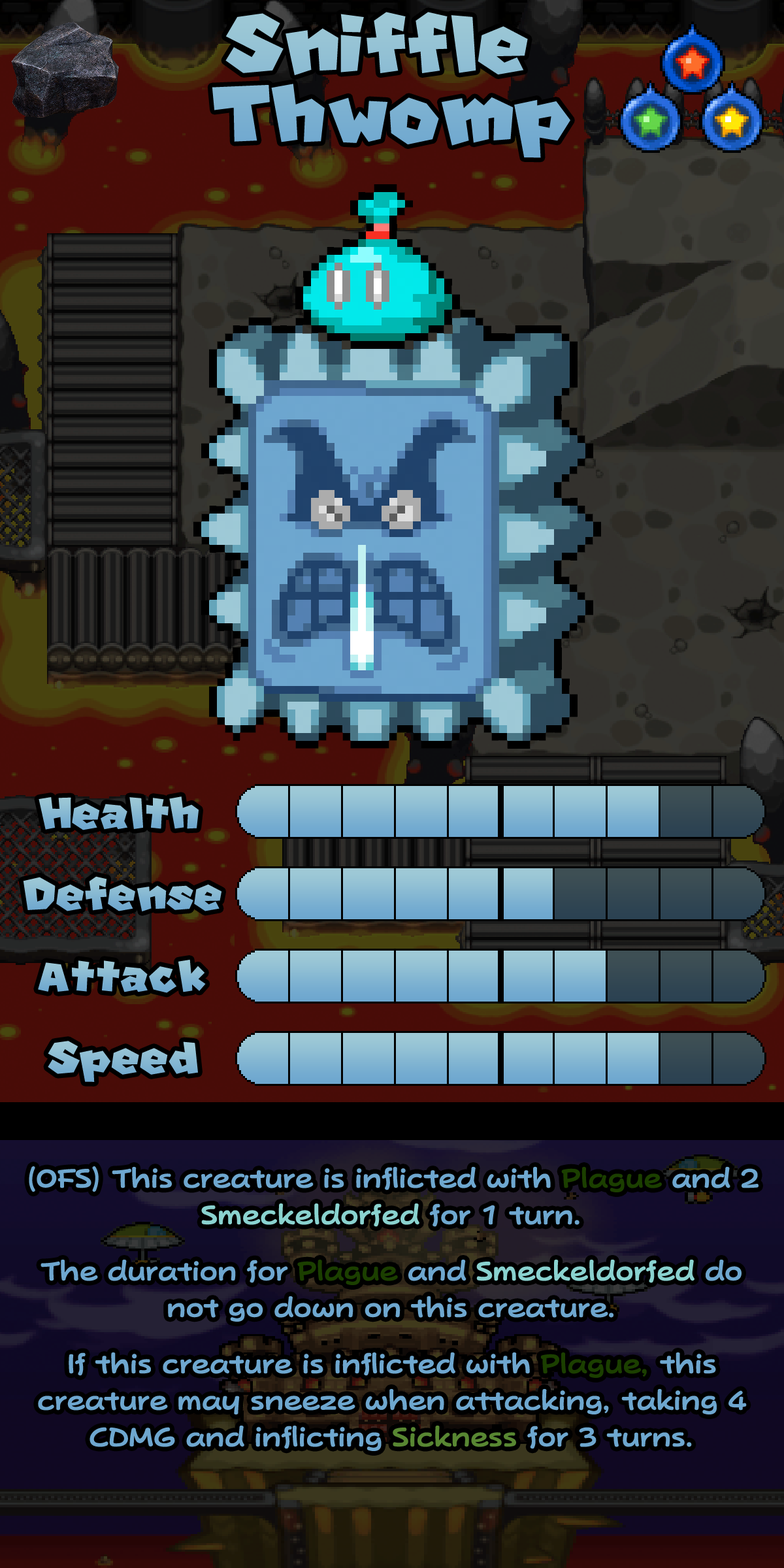
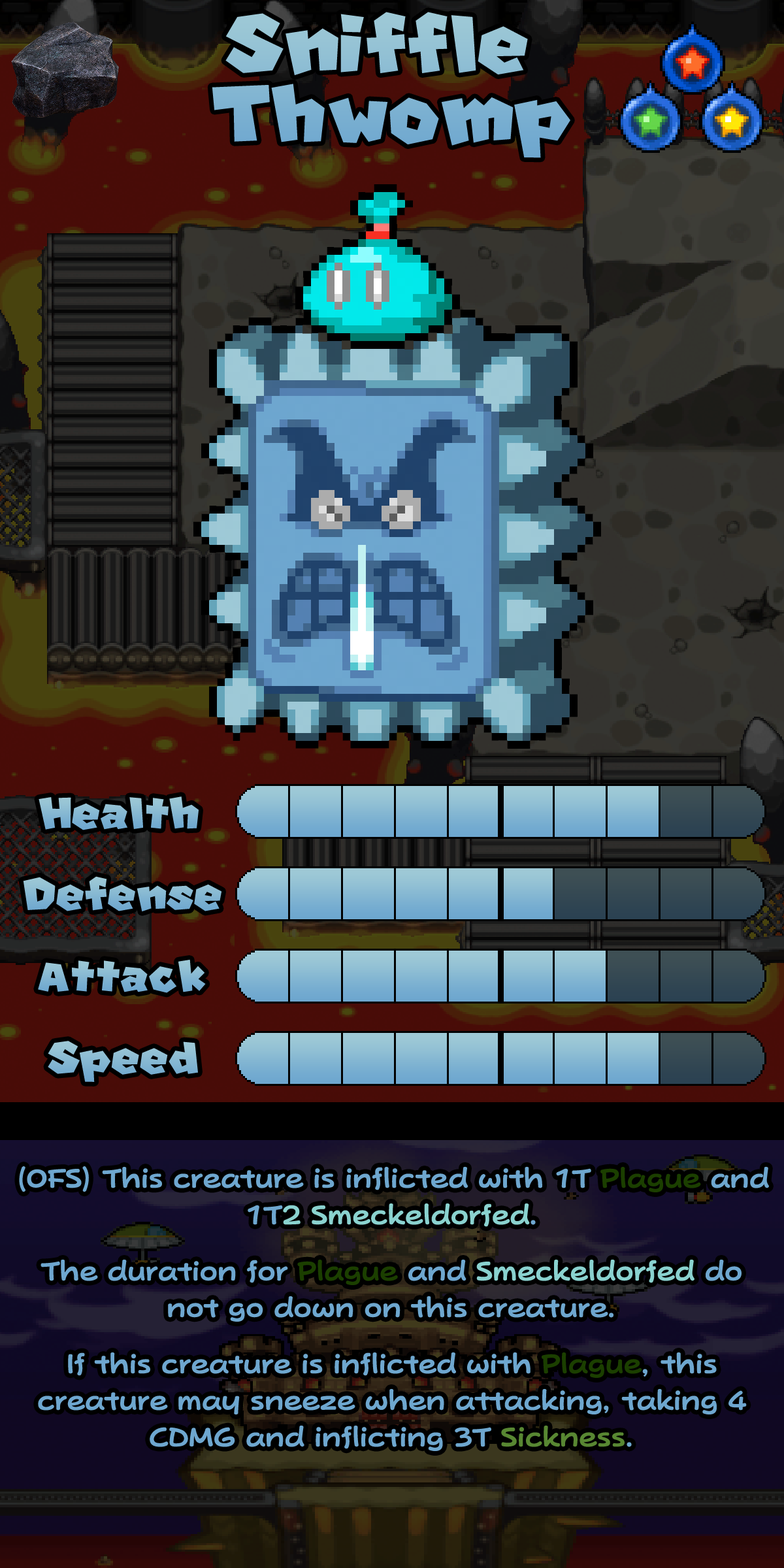
Comparing the layer stacks of the two w=784, h=1568 images. Changes:
painted on "Ability" over [18, 1166, 769, 1452]